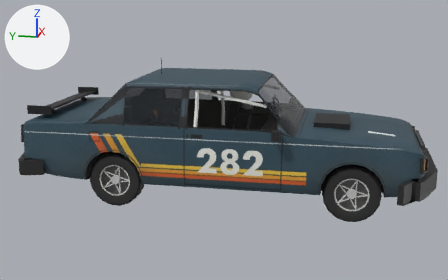
Renders of the glTF model public/cars/field/models/282.glb from each side of a commit.
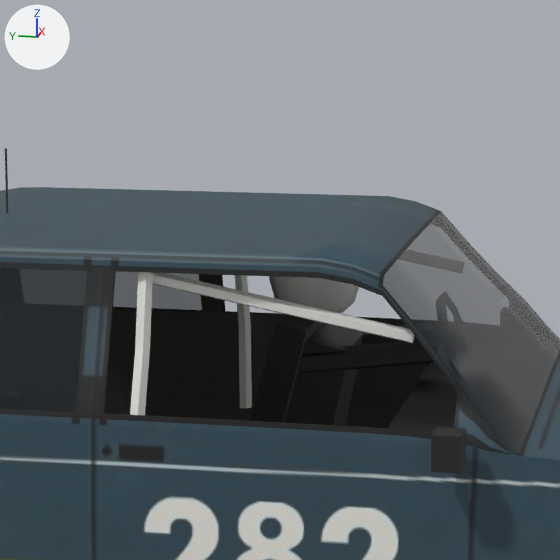
There are two pictures of each version: one whole from a 50 mm camera at (-7.18, -1.22, 2.44) aimed at (-0.05, 0.2, 0.66), one close up on the part from 36% to 68% of the width and 7% to 59% of the height. The axes (+X, +Y, +Z) are drawn at upper left. The lights are the same throughout. The older version's two pictures come first. Vertices at exactly the same position are counted once.

The first close-up shows 'body'.
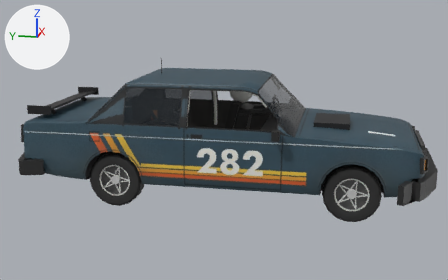
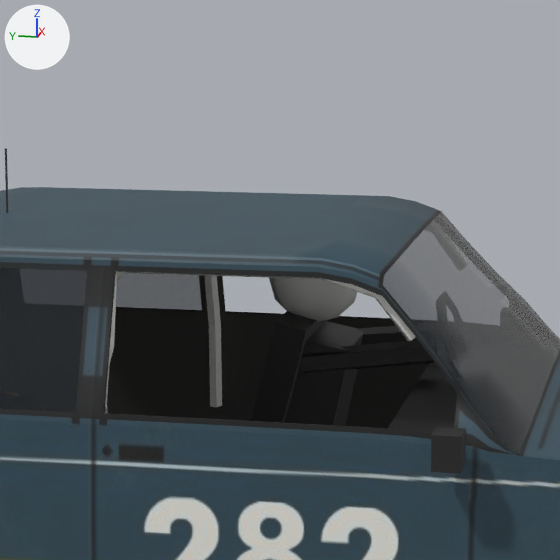
The change in detail:
me_body_mesh is used by ob_body; location (0.0, 0.0, 0.0).
me_body_mesh had 3648 vertices, 6628 faces and spanned x -1.13..1.13, y -2.22..2.56, z 0.26..1.62.
me_body_mesh now has 3643 vertices, 6618 faces and spans x -1.13..1.13, y -2.22..2.56, z 0.26..1.62.
me_body_mesh part 1: a new loose piece of 40 vertices spanning x -0.8..0.8, y 0.46..0.51, z 0.66..1.37, in mat_car282_livery (picture img_282_livery).
Part 2, on me_body_mesh:
55 vertices are removed from x -0.8..0.76, y -0.38..0.4, z 0.66..1.36.
144 faces are deleted.
38 vertices move from x -0.34..0.8, y 0.36..0.4, z 0.66..1.37 to x -0.66..0.66, y -0.4..0.5, z 1.18..1.39.
10 vertices are added at x -0.63..0.64, y -0.39..0.5, z 1.18..1.39.
58 new faces join them, mat_car282_livery (picture img_282_livery).

Pixel boxes (x1, y1, x2, y2) of what changed, in the close-ups (560 x 560 px):
part 1 of me_body_mesh, added
    after: (104, 273, 222, 414)
part 2 of me_body_mesh, cut back (mostly hidden afterwards)
    before: (130, 272, 415, 415)
    after: (116, 272, 416, 341)
